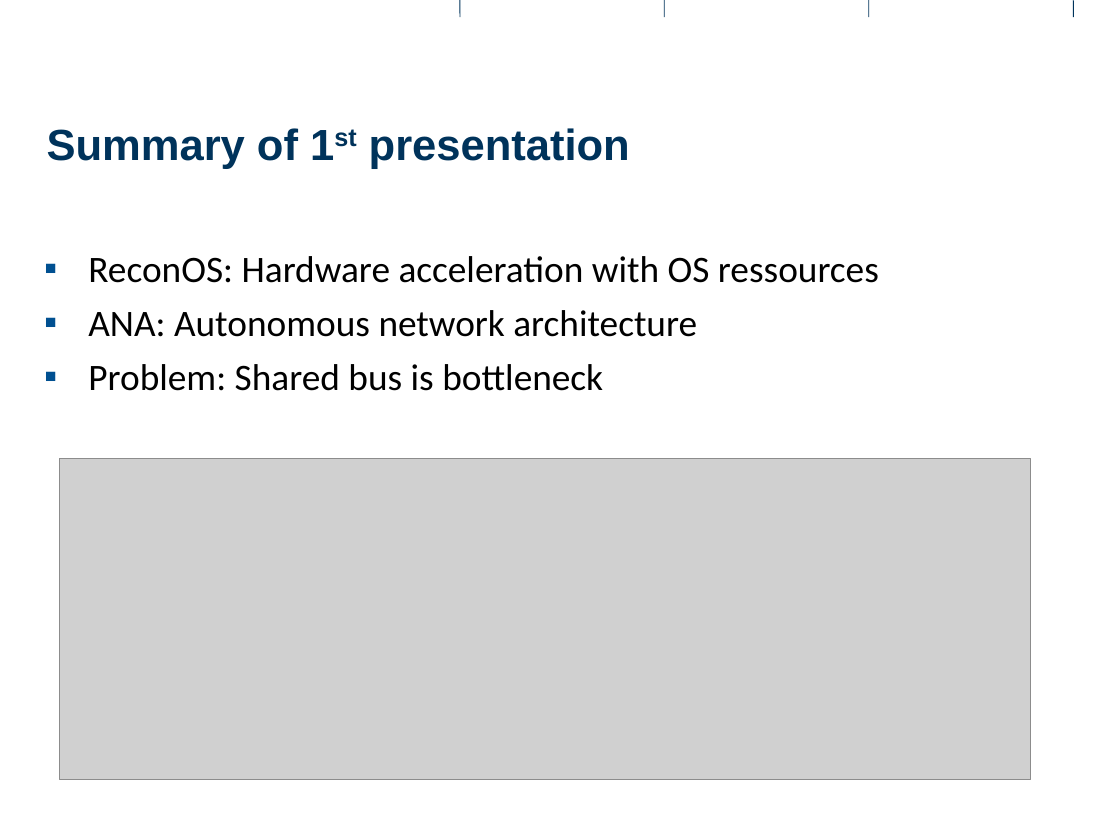
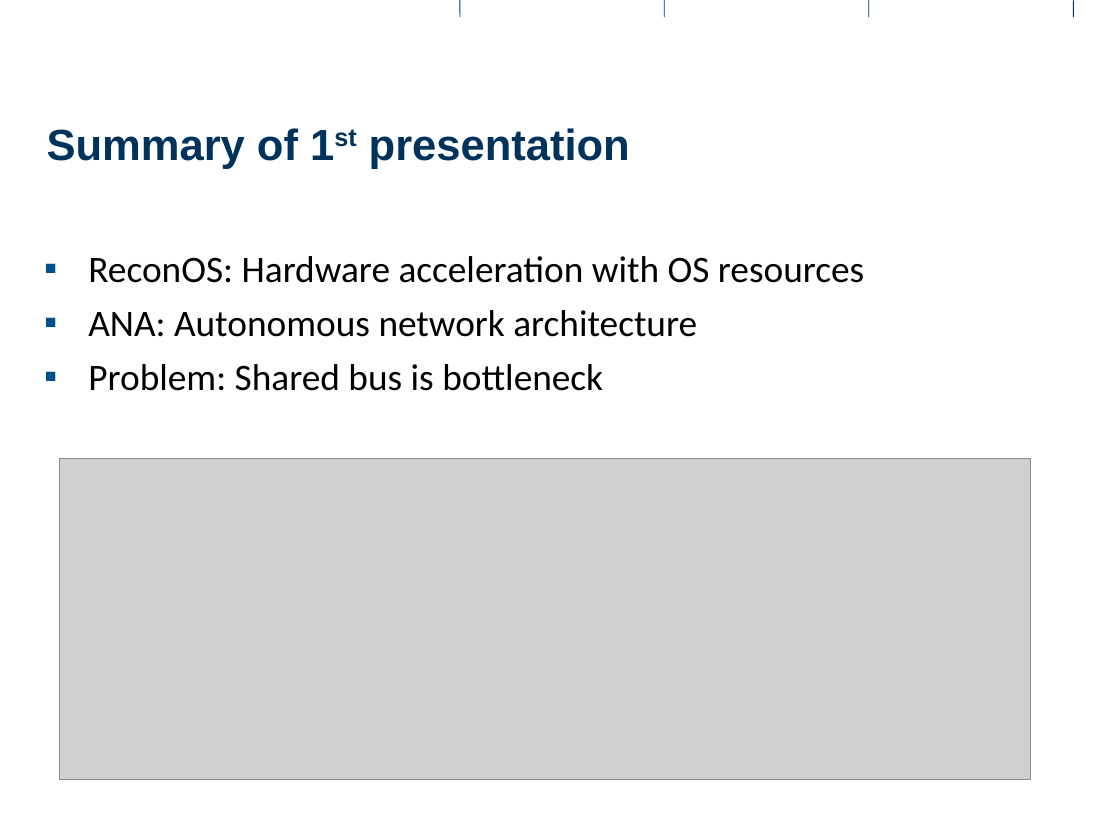
Before and after one commit to rihuber/ma, a slide deck: slide 2 of documents/presentations/intermediate2/intermediate2.odp. Drawn at 1120x840 pixels with LibreOffice and Linux fonts; fonts in the diff are those of the drawing; grey boxes stand for pictures; background and template pictures are left out. Boxes give left, top, right and bottom in pixels: in the first picture for what was removed or moved away, otherwise in the second. Text is boxed around its words. In the diff, an @@ line names an element or a change of style, - is before the commit and + after.

```diff
--- a/documents/presentations/intermediate2/intermediate2.odp
+++ b/documents/presentations/intermediate2/intermediate2.odp
@@ text at (88, 256, 864, 283): text changed @@
-▪ ReconOS: Hardware acceleration with OS ressources
+▪ ReconOS: Hardware acceleration with OS resources
```
Also in this commit, not shown: 6 other slides changed, 3 slides added, 1 slide removed, 37 other files.
